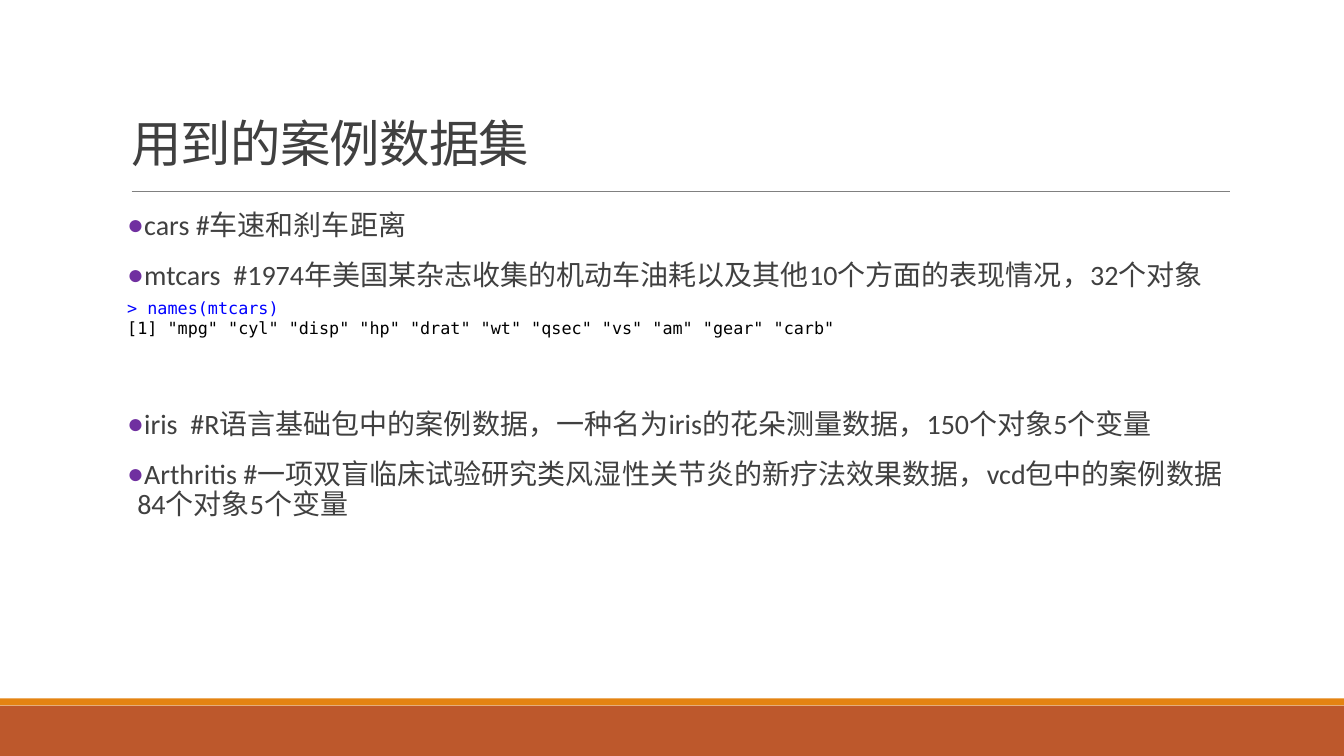
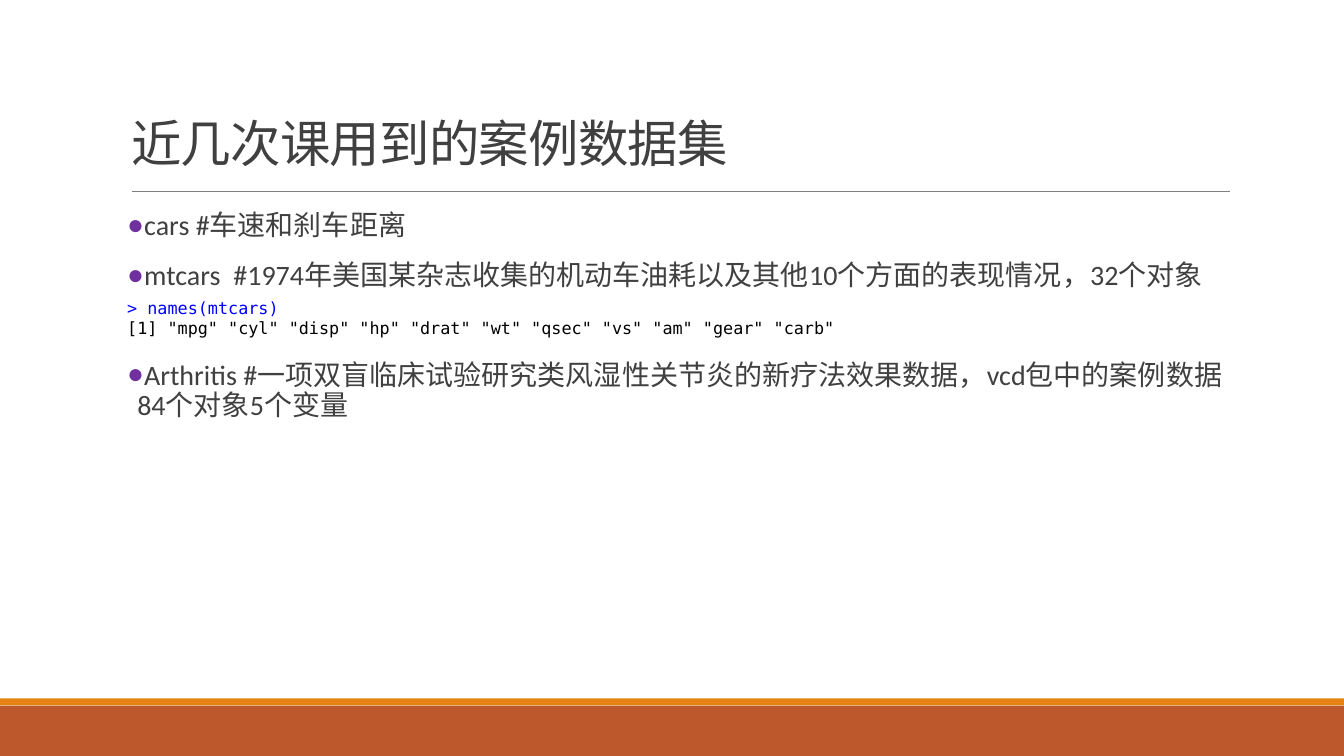
Before and after one commit to exoplanetX/DataAnalytics, a slide deck: slide 3 of 实验3-探索性分析.pptx (slide 2 before the commit). Drawn at 1344x756 pixels with LibreOffice and Linux fonts; fonts in the diff are those of the drawing. Boxes give left, top, right and bottom in pixels: in the first picture for what was removed or moved away, otherwise in the second. Text is boxed around its words. In the diff, an @@ line names an element or a change of style, - is before the commit and + after.

```diff
--- a/实验3-探索性分析.pptx
+++ b/实验3-探索性分析.pptx
@@ title at <box>131,119,728,166</box>: text changed @@
-用到的案例数据集
+近几次课用到的案例数据集
@@ text at <box>144,411,1151,437</box>: paragraph removed @@
-● iris #R语言基础包中的案例数据，一种名为iris的花朵测量数据，150个对象5个变量
```
Also in this commit, not shown: 6 other slides changed, 1 slide added, 1 slide removed.
